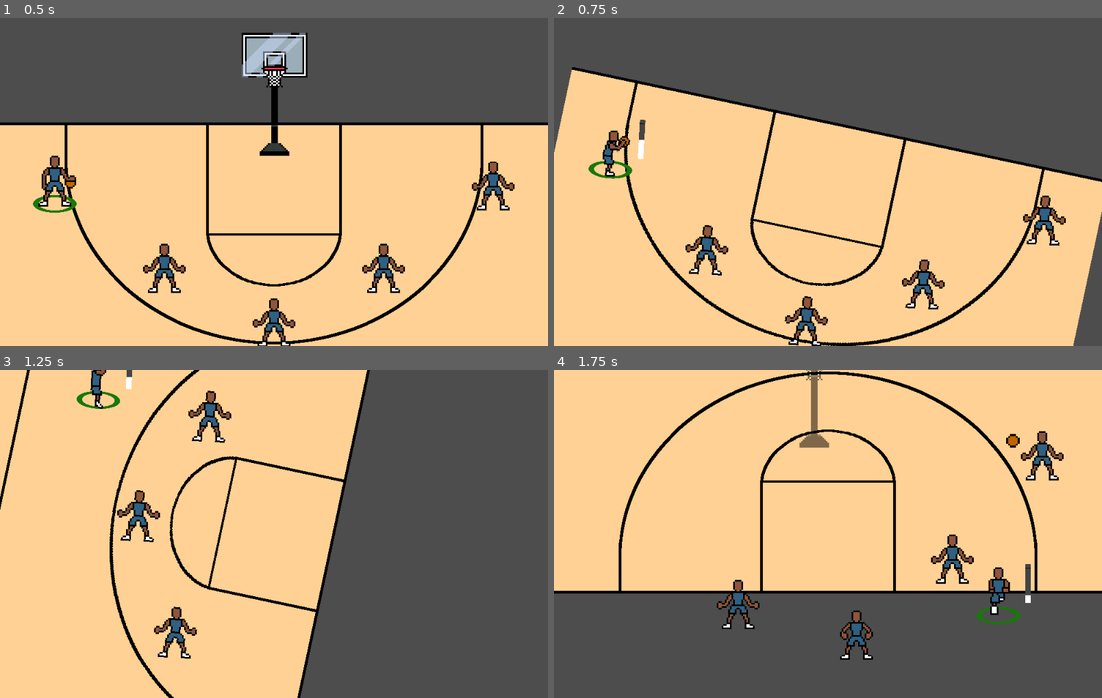
Above: before the commit, frames 1-4 (two rows, left to right).
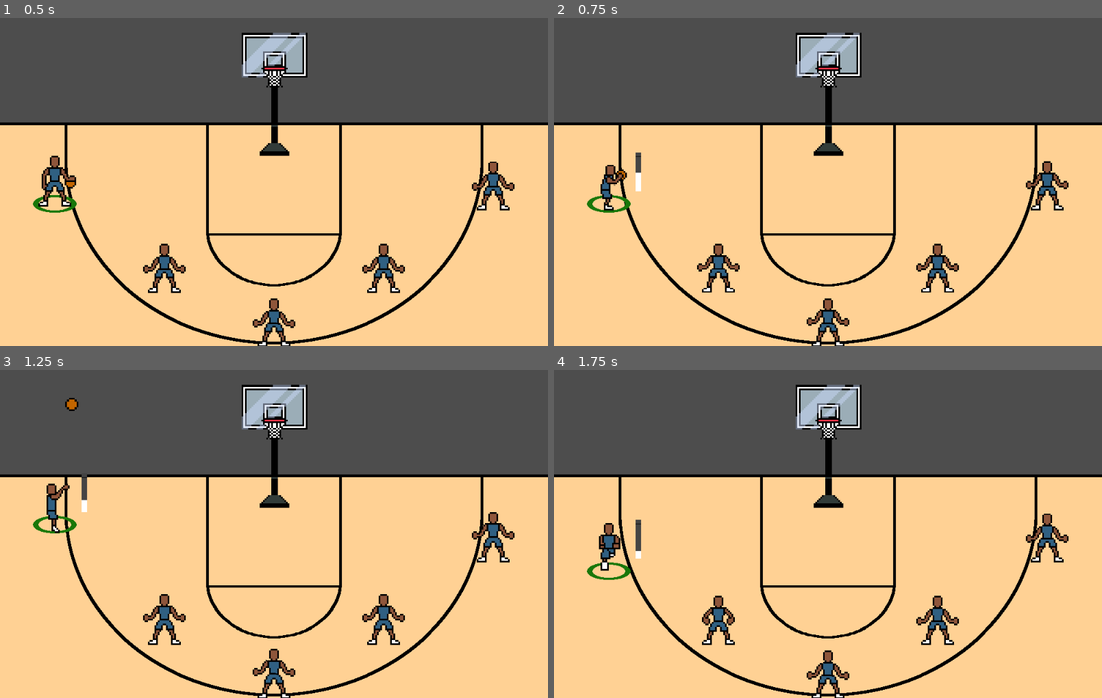
Above: after the commit, the same moments.

Repository: david8zhang/baller-quest-godot
Game: Godot game, scene res://scenes/Main.tscn
Two runs of this game, one before a commit and one after it. Both use one fixed random seed, a clock stepped at 60 frames per second and the inputs below.
Inputs:
- Up to frame 1 (0.5 s): no input
- Up to frame 2 (0.75 s): hold Right (move_right) from 0.53 s (still down); hold F (shoot_ball) from 0.53 s (still down); tap R (rotate_camera) at 0.6 s
- Up to frame 3 (1.25 s): keep holding Right (move_right); keep holding F (shoot_ball)
- Up to frame 4 (1.75 s): release Right (move_right) at 1.28 s; release F (shoot_ball) at 1.28 s; hold Down (move_down) from 1.28 s (still down); tap F (shoot_ball) at 1.35 s; tap R (rotate_camera) at 1.55 s

Frame 1 is identical in both runs. In frame 2, 21% of the frame differs, in the area x 0-100%, y 4-100%; in frame 3, 55%; in frame 4, 69%, in the area x 0-100%, y 0-100%.

Commit message:
remove camera rotation logic

Diff:
--- a/scenes/Camera2D.gd
+++ /dev/null
@@ -1 +0,0 @@
-extends Camera2D
--- a/scenes/Game.gd
+++ /dev/null
@@ -1,79 +0,0 @@
-class_name Game
-extends Node2D
-
-@onready var court = $Court
-@onready var player_manager = $PlayerManager as PlayerManager
-@onready var hoop = $Hoop as Hoop
-@onready var camera = $Camera2D
-var is_flipped = false
-var is_rotating = false
-var cached_positions = {}
-
-func _ready():
-	camera.limit_left = -500
-	camera.limit_right = 500
-	camera.limit_top = -300
-	camera.limit_bottom = 1110
-
-
-func rotate_camera():
-	for p in player_manager.players:
-		cached_positions[p.player_name] = p.global_position
-	cached_positions["hoop"] = hoop.global_position
-
-	if not is_rotating:
-		is_rotating = true
-		hoop.hide()
-		player_manager.reparent(court)
-		hoop.reparent(court)
-		var tween = create_tween()
-		var final_rotation_rad = deg_to_rad(court.rotation_degrees) + deg_to_rad(180)
-		tween.tween_property(court, "rotation", final_rotation_rad, 1.0)
-		tween.finished.connect(on_court_rotation_complete)
-
-
-func _unhandled_input(event):
-	if Input.is_action_just_released("rotate_camera"):
-		camera.reparent(self)
-		rotate_camera()
-
-
-func _physics_process(delta):
-	if is_rotating:
-		for p in player_manager.players:
-			var player = p as Player
-			player.global_rotation_degrees = 0
-
-
-func set_camera_limit():
-	camera.limit_top = -1300 if is_flipped else -300
-	camera.limit_bottom = 300 if is_flipped else 1110
-	print(camera.limit_top)
-
-
-func on_court_rotation_complete():
-	is_rotating = false
-	is_flipped = !is_flipped
-
-	# Compensate for positional, rotational discrepancies
-	for p in player_manager.players:
-		var player = p as Player
-		player.global_rotation = 0
-		var cached_pos_for_player = cached_positions[player.player_name]
-		player.global_position = Vector2(-cached_pos_for_player.x, -cached_pos_for_player.y)
-		player.global_position.y -= 135 / 2
-
-	hoop.global_rotation = 0
-	var cached_hoop_position = cached_positions["hoop"]
-	hoop.global_position = Vector2(-cached_hoop_position.x, -cached_hoop_position.y)
-	hoop.global_position.y -= (hoop.back_sprite.texture.get_height() * hoop.back_sprite.scale.y) / 2
-	if is_flipped:
-		hoop.display_back()
-	else:
-		hoop.display_front()
-
-	player_manager.reparent(self)
-	hoop.reparent(self)
-	hoop.show()
-	player_manager.reset_camera()
-	set_camera_limit()
--- a/scenes/Main.tscn
+++ b/scenes/Main.tscn
@@ -1,8 +1,9 @@
-[gd_scene load_steps=7 format=3 uid="uid://dsr0v11ggewrq"]
+[gd_scene load_steps=8 format=3 uid="uid://dsr0v11ggewrq"]
 
-[ext_resource type="Script" path="res://scenes/Game.gd" id="1_bwo0o"]
+[ext_resource type="Script" path="res://scripts/Game.gd" id="1_ja5kq"]
 [ext_resource type="PackedScene" uid="uid://din6tp3j6rrfm" path="res://prefab/Player.tscn" id="1_rkvvu"]
 [ext_resource type="Script" path="res://scripts/PlayerManager.gd" id="1_xoi36"]
+[ext_resource type="Script" path="res://scripts/Camera.gd" id="2_ckvlo"]
 [ext_resource type="PackedScene" uid="uid://bp4p74n22uoph" path="res://prefab/Hoop.tscn" id="3_4jcto"]
 [ext_resource type="PackedScene" uid="uid://bmvfbq5jqf42l" path="res://prefab/Court.tscn" id="4_mhnap"]
 
@@ -12,19 +13,23 @@
 
 [node name="Main" type="Node2D"]
 y_sort_enabled = true
-script = ExtResource("1_bwo0o")
+script = ExtResource("1_ja5kq")
 
 [node name="Camera2D" type="Camera2D" parent="."]
 limit_smoothed = true
 editor_draw_limits = true
+script = ExtResource("2_ckvlo")
 
 [node name="PlayerManager" type="Node2D" parent="."]
 y_sort_enabled = true
 script = ExtResource("1_xoi36")
 player_scene = ExtResource("1_rkvvu")
 
-[node name="Hoop" parent="." instance=ExtResource("3_4jcto")]
+[node name="Hoop1" parent="." instance=ExtResource("3_4jcto")]
 position = Vector2(2.08165e-12, -160)
+
+[node name="Hoop2" parent="." instance=ExtResource("3_4jcto")]
+position = Vector2(0, 997)
 
 [node name="Ground" type="StaticBody2D" parent="."]
 collision_layer = 8
--- /dev/null
+++ b/scripts/Camera.gd
@@ -0,0 +1,6 @@
+class_name GameCamera
+extends Camera2D
+
+func focus_on(node: Node2D):
+	reparent(node)
+	position = Vector2(0, 0)
--- a/scripts/Court.gd
+++ b/scripts/Court.gd
@@ -10,17 +10,10 @@
 func get_y_bounds():
 	var court_size = get_size()
 	var offset = sprite_2d.offset.y
-
-	if game.is_flipped:
-		return {
-			"upper": global_position.y - court_size.y/ 2 - offset,
-			"lower": global_position.y + court_size.y / 2 - offset
-		}
-	else:
-		return {
-			"upper": global_position.y - court_size.y / 2 + offset,
-			"lower": global_position.y + court_size.y / 2 + offset
-		}
+	return {
+		"upper": global_position.y - court_size.y / 2 + offset,
+		"lower": global_position.y + court_size.y / 2 + offset
+	}
 
 func get_x_bounds():
 	var court_size = get_size()
--- /dev/null
+++ b/scripts/Game.gd
@@ -0,0 +1,21 @@
+class_name Game
+extends Node2D
+
+@onready var court = $Court
+@onready var player_manager = $PlayerManager as PlayerManager
+@onready var hoop_1 = $Hoop1 as Hoop
+@onready var hoop_2 = $Hoop2 as Hoop
+
+@onready var camera = $Camera2D
+var is_flipped = false
+var is_rotating = false
+var cached_positions = {}
+
+func _ready():
+	camera.limit_left = -500
+	camera.limit_right = 500
+	camera.limit_top = -300
+	camera.limit_bottom = 1110
+
+	hoop_1.display_front()
+	hoop_2.display_back()
--- a/scripts/Player.gd
+++ b/scripts/Player.gd
@@ -8,7 +8,7 @@
 var player_name: String = ""
 
 @onready var player_manager: PlayerManager = get_node("/root/Main/PlayerManager")
-@onready var hoop: Hoop = get_node("/root/Main/Hoop") as Hoop
+@onready var hoop: Hoop = get_node("/root/Main/Hoop1") as Hoop
 @onready var court: Court = get_node("/root/Main/Court") as Court
 @onready var shot_meter = $ShotMeter as ShotMeter
 @onready var highlight = $Highlight
@@ -103,11 +103,13 @@
 	add_sibling(ball)
 	ball.disable_player_detector()
 	ball.shot_status = shot_result
+	var camera = player_manager.camera as GameCamera
+	camera.focus_on(ball)
+
 	if shot_result == ShotMeter.SHOT_RESULT.MAKE:
 		var y_diff = hoop.net.global_position.y - ball.global_position.y
 		create_arc(ball, Vector2(hoop.position.x, hoop.net.global_position.y), arc_duration)
 	else:
-		print("MISS!")
 		var x_target_miss_left = randi_range(hoop.position.x - 15, hoop.position.x - 10)
 		var x_target_miss_right = randi_range(hoop.position.x + 10, hoop.position.x + 15)
 		var x_target = x_target_miss_left if randi_range(0, 1) == 0 else x_target_miss_right
@@ -133,8 +135,6 @@
 	ball.z_index = hoop.net.z_index + 1
 	var velocity_x = (dest_position.x - ball.global_position.x) / duration_sec
 	var velocity_y = (dest_position.y - ball.global_position.y - 490 * pow(duration_sec, 2)) / duration_sec
-	print(velocity_x)
-	print(velocity_y)
 	ball.linear_velocity = Vector2(velocity_x, velocity_y)
 
 	# Do stuff when ball has reached peak of its arc
